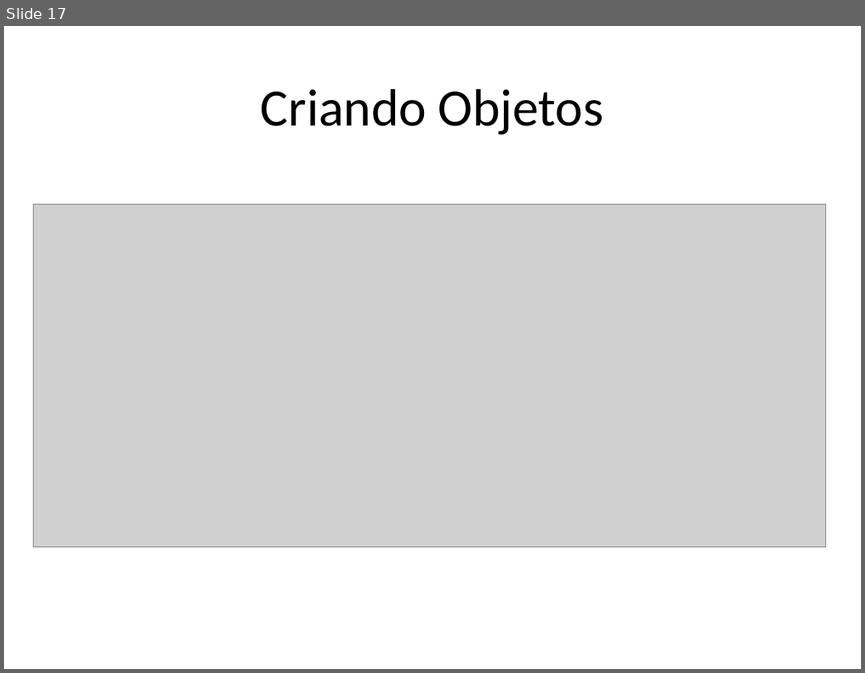
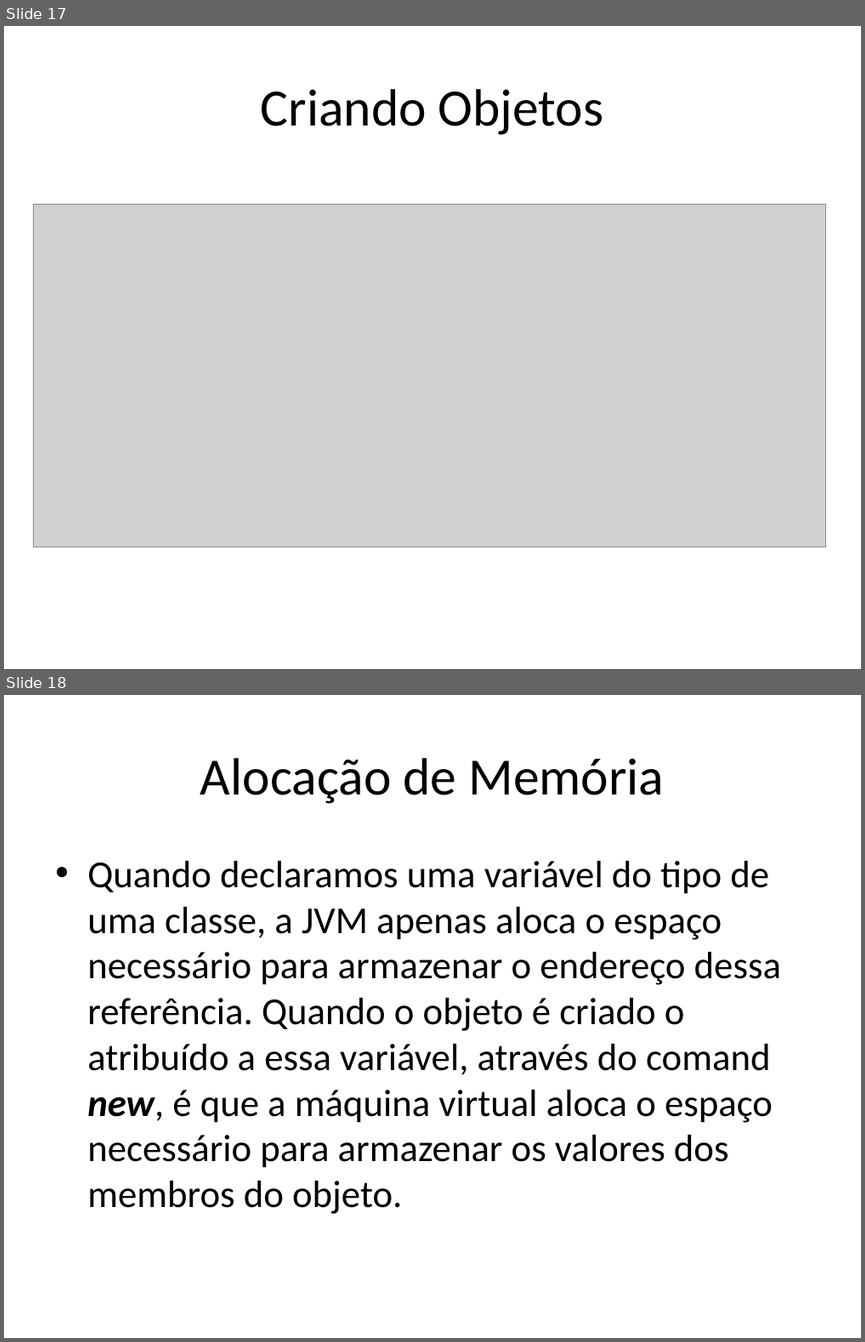
Before and after one commit to renanlessa/CursoJava, a slide deck: Documentos/Orientação a Objetos.pptx. Shown one above the other, each under a label of ours: slide 17 before the commit, slides 17 and 18 after it. The pictures are 865x673 and 865x1342 pixels, drawn with LibreOffice and Linux fonts; fonts in the diff are those of the drawing; grey boxes stand for pictures. Boxes give left, top, right and bottom in pixels: in the first picture for what was removed or moved away, otherwise in the second. Text is boxed around its words. In the diff, an @@ line names an element or a change of style, - is before the commit and + after.

```diff
--- a/Documentos/Orientação a Objetos.pptx
+++ b/Documentos/Orientação a Objetos.pptx
@@ slide 18 added at [4,695,861,1338], background #FFFFFF @@
@@ title added at [200,758,664,804], 44 pt, text #000000 @@
+Alocação de Memória
@@ text added at [87,861,781,1213], 32 pt, text #000000 @@
+• Quando declaramos uma variável do tipo de uma classe, a JVM apenas aloca o espaço necessário para armazenar o endereço dessa referência. Quando o objeto é criado o atribuído a essa variável, através do comand new, é que a máquina virtual aloca o espaço necessário para armazenar os valores dos membros do objeto.
```
Also in this commit, not shown: 1 slide changed, 5 other slides added, 7 other files.
